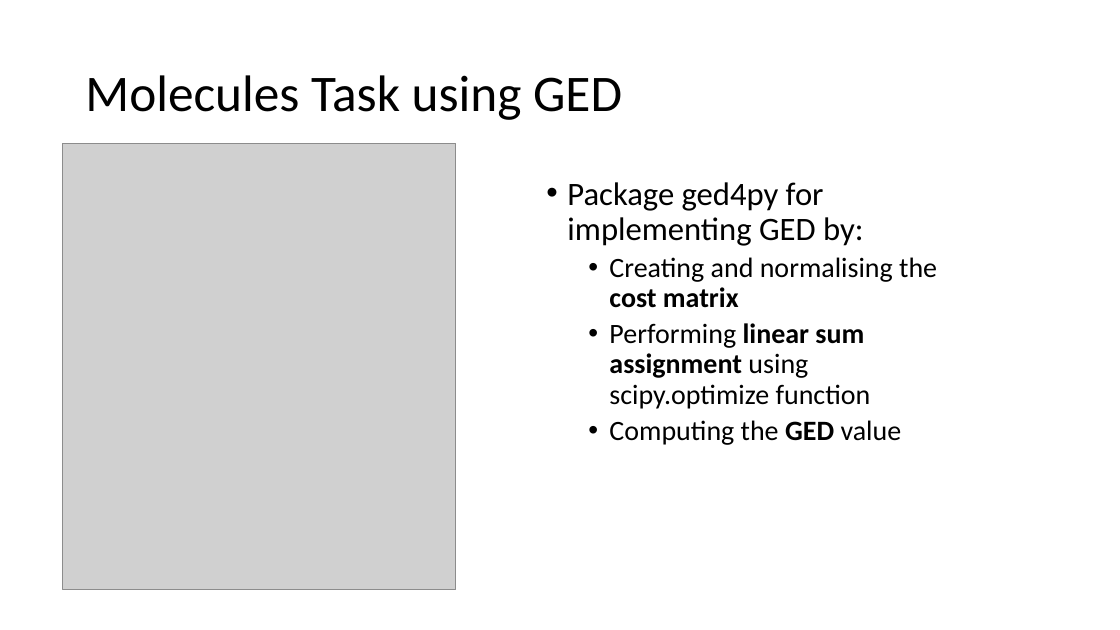
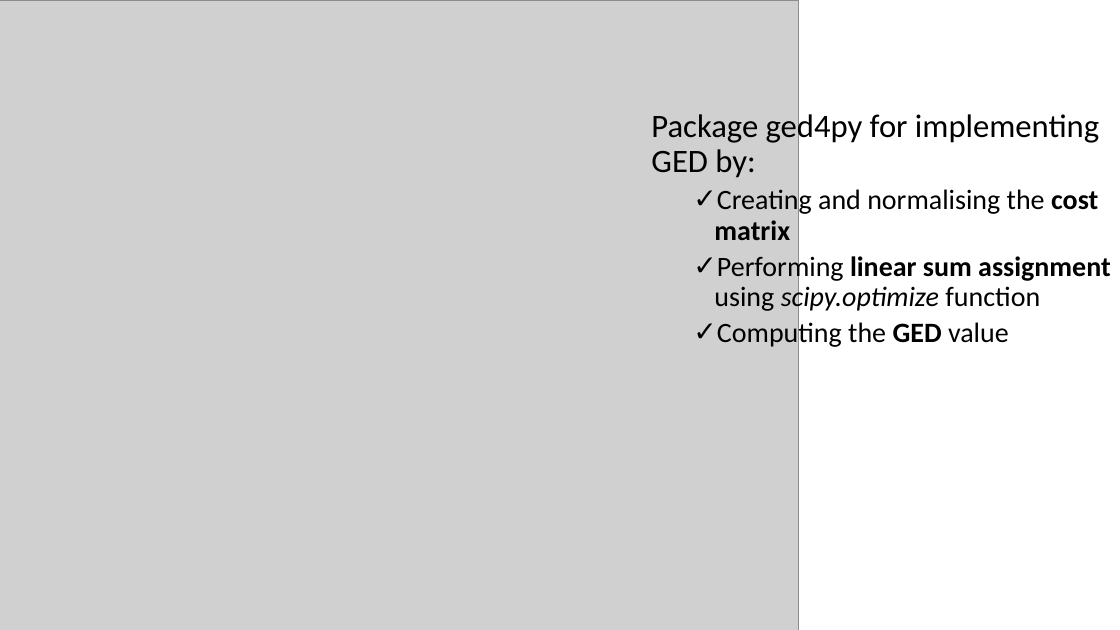
Before and after one commit to PRTeamRed/Molecules, a slide deck: slide 3 of Molecules_TeamRed.pptx (slide 2 before the commit). Drawn at 1120x630 pixels with LibreOffice and Linux fonts; fonts in the diff are those of the drawing; grey boxes stand for pictures. Boxes give left, top, right and bottom in pixels: in the first picture for what was removed or moved away, otherwise in the second. Text is boxed around its words. In the diff, an @@ line names an element or a change of style, - is before the commit and + after.

```diff
--- a/Molecules_TeamRed.pptx
+++ b/Molecules_TeamRed.pptx
@@ picture added at (x1=0, y1=0, x2=798, y2=630) @@
@@ title removed at (x1=85, y1=75, x2=622, y2=120) @@
-Molecules Task using GED
@@ text "Package ged4py for implementing GED ..." moved from (x1=567, y1=182, x2=937, y2=445) to (x1=651, y1=110, x2=1111, y2=349) @@
@@ text "Package ged4py for implementing GED ..." at (x1=651, y1=110, x2=1111, y2=349): italic on in "scipy.optimize"; bullet • to none; bullet • to ✓ @@
@@ picture removed at (x1=63, y1=143, x2=456, y2=590) @@
```
Also in this commit, not shown: 1 other slide changed, 2 slides added, 1 slide removed.
